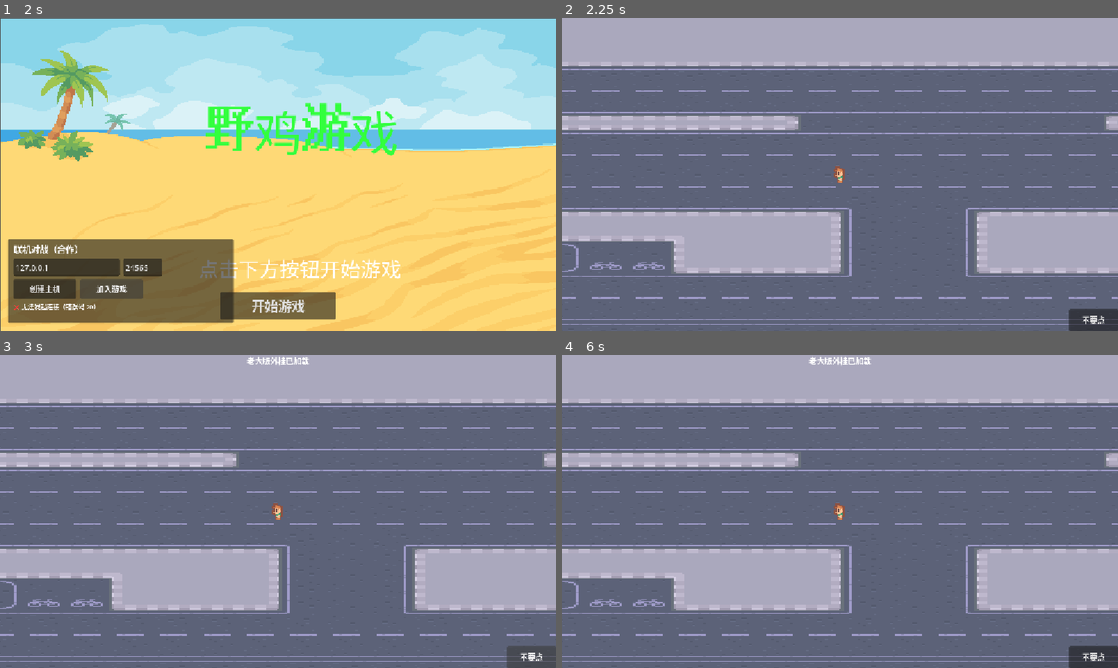
Above: before the commit, frames 1-4 (two rows, left to right).
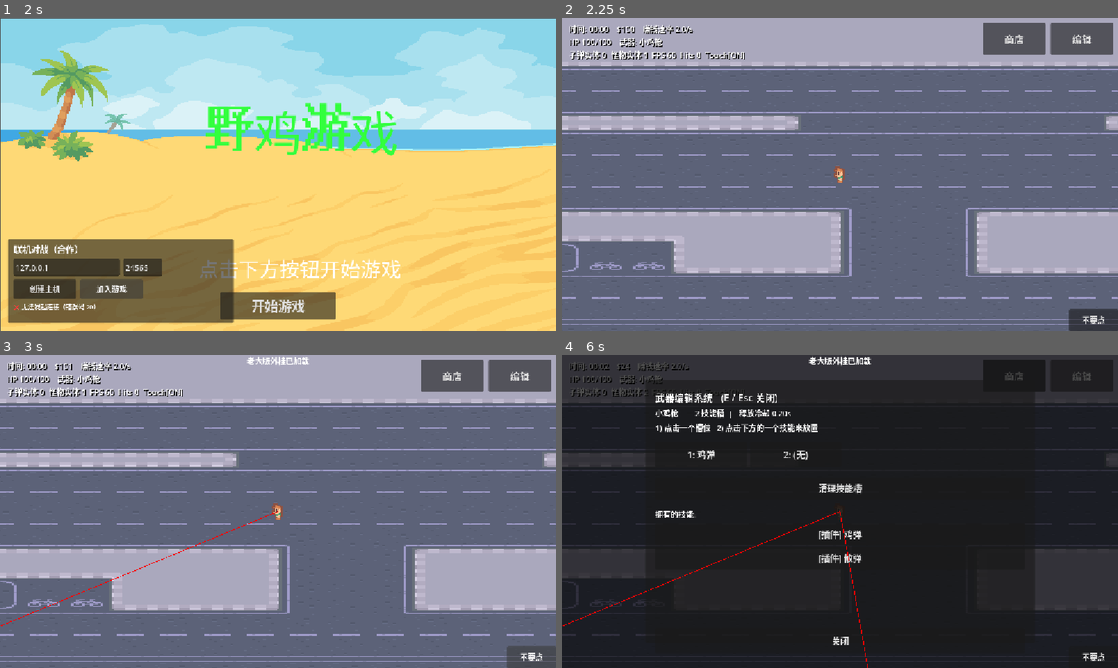
Above: after the commit, the same moments.

Repository: qwerasdf6/godot_yjgame
Game: Godot game, scene res://start.tscn
The game is run twice, just before and just after one commit, with the same random seed, the same clock (stepped at 60 frames per second) and the same inputs.
Inputs (mouse positions are in pixels of both pictures, inside the frame that each line leads up to):
- Up to frame 1 (2 s): click "创建主机" at 0.5 s; click "加入游戏" at 1.25 s
- Up to frame 2 (2.25 s): click "开始游戏" at 2 s
- Up to frame 3 (3 s): click "不要点" at 2.75 s
- Up to frame 4 (6 s): click (1012, 376) at 3.5 s, where only the run after the commit has a clickable "商店"; click (840, 467) at 4.25 s, where only the run after the commit has a clickable "[插件] 散弹 $80"; click (840, 627) at 5 s, where only the run after the commit has a clickable "关闭"; click (1079, 376) at 5.75 s, where only the run after the commit has a clickable "编辑"

Frame 1 is identical in both runs. In frame 2, 3.4% of the frame differs, in the area x 1-100%, y 1-14%; in frame 3, 3.5%; in frame 4, 100%, in the area x 0-100%, y 0-100%.
Error before the commit: Parse Error: Expected statement, found "Indent" instead. (res://scripts/main.gd:629)

Commit message:
Revert "feat: 武器分为插件/增益双槽位体系，新增穿透机制与4级商店，补齐割草向高阶技能"
This reverts commit 7b3c43a07e9afb78722f80206cae972335813e41.

Diff:
--- a/scripts/bullet.gd
+++ b/scripts/bullet.gd
@@ -4,8 +4,6 @@
 var velocity: Vector2 = Vector2.ZERO
 var damage: float = 10.0
 var lifetime: float = 2.0
-var pierce: int = 0          # 剩余可穿透数
-var hit_enemies: Array = []  # 已命中过的敌人（穿透防重复结算）
 var active: bool = false
 var prev_position: Vector2 = Vector2.ZERO
 var pool = null
--- a/scripts/bullet_pool.gd
+++ b/scripts/bullet_pool.gd
@@ -20,7 +20,7 @@
 				b.pool = self
 				_available.append(b)
 
-func spawn(pos: Vector2, vel: Vector2, dmg: float, life: float = 2.0, color: Color = Color.WHITE, pierce := 0) -> void:
+func spawn(pos: Vector2, vel: Vector2, dmg: float, life: float = 2.0, color: Color = Color.WHITE) -> void:
 		var b: Bullet
 		if _available.is_empty():
 				push_warning("BulletPool exhausted, creating extra bullet")
@@ -28,7 +28,7 @@
 				add_child(b)
 		else:
 				b = _available.pop_back()
-		b.spawn(pos, vel, dmg, life, color, self, pierce)
+		b.spawn(pos, vel, dmg, life, color, self)
 		_active.append(b)
 		# 主机上：让 Main 广播给客户端（客户端收到后本地生成视觉子弹）
 		if net_main != null and Net.is_host():
--- a/scripts/catalogs.gd
+++ b/scripts/catalogs.gd
@@ -1,36 +1,30 @@
 class_name Catalogs
 extends RefCounted
 
-static func make_projectile(name: String, dmg: float, spd: float, cnt: int, spread: float, color: Color, pierce := 0) -> SpellData:
-		var s := SpellData.new()
-		s.spell_name = name
-		s.type = SpellData.Type.PROJECTILE
-		s.damage = dmg
-		s.speed = spd
-		s.count = cnt
-		s.spread = spread
-		s.color = color
-		s.pierce = pierce
-		return s
+static func make_projectile(name: String, dmg: float, spd: float, cnt: int, spread: float, color: Color) -> SpellData:
+    var s := SpellData.new()
+    s.spell_name = name
+    s.type = SpellData.Type.PROJECTILE
+    s.damage = dmg
+    s.speed = spd
+    s.count = cnt
+    s.spread = spread
+    s.color = color
+    return s
 
-static func make_modifier(name: String, dmg_mult: float, spd_mult: float, cnt_add: int, pierce_add := 0, life_mult := 1.0) -> SpellData:
-		var s := SpellData.new()
-		s.spell_name = name
-		s.type = SpellData.Type.MODIFIER
-		s.modifier_damage_mult = dmg_mult
-		s.modifier_speed_mult = spd_mult
-		s.modifier_count_add = cnt_add
-		s.modifier_pierce_add = pierce_add
-		s.modifier_lifetime_mult = life_mult
-		return s
+static func make_modifier(name: String, dmg_mult: float, spd_mult: float, cnt_add: int) -> SpellData:
+    var s := SpellData.new()
+    s.spell_name = name
+    s.type = SpellData.Type.MODIFIER
+    s.modifier_damage_mult = dmg_mult
+    s.modifier_speed_mult = spd_mult
+    s.modifier_count_add = cnt_add
+    return s
 
-# proj = 插件槽数（1-2），mods = 增益槽数
-static func make_weapon(name: String, proj: int, mods: int, delay: float) -> WeaponData:
-		var w := WeaponData.new()
-		w.weapon_name = name
-		w.slot_count = proj
-		w.slots.resize(proj)
-		w.mod_slot_count = mods
-		w.mod_slots.resize(mods)
-		w.cast_delay = delay
-		return w
+static func make_weapon(name: String, slots: int, delay: float) -> WeaponData:
+    var w := WeaponData.new()
+    w.weapon_name = name
+    w.slot_count = slots
+    w.cast_delay = delay
+    w.slots.resize(slots)
+    return w
--- a/scripts/editor_ui.gd
+++ b/scripts/editor_ui.gd
@@ -2,8 +2,6 @@
 
 var main: MainNode = null
 var container: VBoxContainer = null
-# 选中槽位：0 = 插件槽，1 = 增益槽
-var selected_kind: int = -1
 var selected_slot: int = -1
 
 const SLOT_COLUMNS := 4
@@ -12,211 +10,178 @@
 const SPELL_LIST_HEIGHT := 200
 
 func setup(m: MainNode) -> void:
-		main = m
-		set_anchors_preset(Control.PRESET_FULL_RECT)
-		var bg := ColorRect.new()
-		bg.set_anchors_preset(Control.PRESET_FULL_RECT)
-		bg.color = Color(0, 0, 0, 0.7)
-		add_child(bg)
+	main = m
+	set_anchors_preset(Control.PRESET_FULL_RECT)
+	var bg := ColorRect.new()
+	bg.set_anchors_preset(Control.PRESET_FULL_RECT)
+	bg.color = Color(0, 0, 0, 0.7)
+	add_child(bg)
 
-		var panel := Panel.new()
-		panel.anchor_left = 0.15
-		panel.anchor_top = 0.08
-		panel.anchor_right = 0.85
-		panel.anchor_bottom = 0.92
-		add_child(panel)
+	var panel := Panel.new()
+	panel.anchor_left = 0.15
+	panel.anchor_top = 0.08
+	panel.anchor_right = 0.85
+	panel.anchor_bottom = 0.92
+	add_child(panel)
 
-		container = VBoxContainer.new()
-		container.set_anchors_preset(Control.PRESET_FULL_RECT)
-		container.offset_left = 20
-		container.offset_top = 20
-		container.offset_right = -20
-		container.offset_bottom = -20
-		container.add_theme_constant_override("separation", 6)
-		panel.add_child(container)
+	container = VBoxContainer.new()
+	container.set_anchors_preset(Control.PRESET_FULL_RECT)
+	container.offset_left = 20
+	container.offset_top = 20
+	container.offset_right = -20
+	container.offset_bottom = -20
+	container.add_theme_constant_override("separation", 6)
+	panel.add_child(container)
 
 func refresh() -> void:
-		# 先 remove_child 再 queue_free，避免同帧新旧节点并存
-		for c in container.get_children():
-				container.remove_child(c)
-				c.queue_free()
+	# 先 remove_child 再 queue_free，避免同帧新旧节点并存
+	for c in container.get_children():
+		container.remove_child(c)
+		c.queue_free()
 
-		var w: WeaponData = main.current_weapon
-		if w == null:
-				return
+	var w: WeaponData = main.current_weapon
+	if w != null:
 		_normalize_slots(w)
-		if selected_kind == 0 and selected_slot >= w.slot_count:
-				selected_slot = -1
-		elif selected_kind == 1 and selected_slot >= w.mod_slot_count:
-				selected_slot = -1
 
-		var title := Label.new()
-		title.text = "武器编辑系统   (E / Esc 关闭)"
-		title.add_theme_font_size_override("font_size", 20)
-		container.add_child(title)
+	if w != null and selected_slot >= w.slot_count:
+		selected_slot = -1
 
-		var info := Label.new()
-		info.text = "%s   |   插件槽 %d  增益槽 %d  |   释放冷却 %.2fs" % [
-				w.weapon_name, w.slot_count, w.mod_slot_count, w.cast_delay]
-		container.add_child(info)
+	var title := Label.new()
+	title.text = "武器编辑系统   (E / Esc 关闭)"
+	title.add_theme_font_size_override("font_size", 20)
+	container.add_child(title)
 
-		var hint := Label.new()
-		hint.text = "插件槽放投射物（1-2 个），增益槽放修正（作用于全部投射物）"
-		container.add_child(hint)
+	if w == null:
+		return
 
-		container.add_child(_spacer(6))
+	var info := Label.new()
+	info.text = "%s   |   %d 技能槽  |   释放冷却 %.2fs" % [w.weapon_name, w.slot_count, w.cast_delay]
+	container.add_child(info)
 
-		# ---- 插件槽 ----
-		var plug_label := Label.new()
-		plug_label.text = "插件技能槽（投射物）:"
-		container.add_child(plug_label)
-		var plug_grid := _make_grid()
-		container.add_child(plug_grid)
-		for i in w.slot_count:
-				plug_grid.add_child(_make_slot_button(w.slots[i], i, 0))
+	var hint := Label.new()
+	hint.text = "1) 点击一个槽位   2) 点击下方的一个技能来放置"
+	container.add_child(hint)
 
-		container.add_child(_spacer(6))
+	container.add_child(_spacer(6))
 
-		# ---- 增益槽 ----
-		var mod_label := Label.new()
-		mod_label.text = "增益技能槽（全局修正）:"
-		container.add_child(mod_label)
-		var mod_grid := _make_grid()
-		container.add_child(mod_grid)
-		for i in w.mod_slot_count:
-				mod_grid.add_child(_make_slot_button(w.mod_slots[i], i, 1))
+	# 槽位用 GridContainer 排列，槽多时自动换行
+	var slot_grid := GridContainer.new()
+	slot_grid.columns = SLOT_COLUMNS
+	slot_grid.size_flags_horizontal = Control.SIZE_EXPAND_FILL
+	slot_grid.add_theme_constant_override("h_separation", 6)
+	slot_grid.add_theme_constant_override("v_separation", 6)
+	container.add_child(slot_grid)
 
-		container.add_child(_spacer(10))
-
-		var clear_btn := Button.new()
-		clear_btn.text = "清理选中槽位"
-		clear_btn.custom_minimum_size = Vector2(0, 46)
-		clear_btn.add_theme_font_size_override("font_size", 18)
-		clear_btn.focus_mode = Control.FOCUS_NONE
-		clear_btn.disabled = selected_slot < 0
-		clear_btn.pressed.connect(_on_clear_slot)
-		container.add_child(clear_btn)
-
-		container.add_child(_spacer(6))
-
-		var spell_label := Label.new()
-		spell_label.text = "拥有的技能:"
-		container.add_child(spell_label)
-
-		var scroll := ScrollContainer.new()
-		scroll.size_flags_vertical = Control.SIZE_EXPAND_FILL
-		scroll.custom_minimum_size = Vector2(0, SPELL_LIST_HEIGHT)
-		scroll.horizontal_scroll_mode = ScrollContainer.SCROLL_MODE_DISABLED
-		container.add_child(scroll)
-		_widen_scrollbar(scroll)
-
-		var spell_list := VBoxContainer.new()
-		spell_list.size_flags_horizontal = Control.SIZE_EXPAND_FILL
-		scroll.add_child(spell_list)
-
-		for i in main.owned_spells.size():
-				var s: SpellData = main.owned_spells[i]
-				var btn := Button.new()
-				var prefix := "[插件] " if s.type == SpellData.Type.PROJECTILE else "[增益]  "
-				btn.text = "%s%s" % [prefix, s.spell_name]
-				# 未选中槽位或类型不匹配时禁用
-				var is_proj := s.type == SpellData.Type.PROJECTILE
-				btn.disabled = selected_slot < 0 or (selected_kind == 0) != is_proj
-				btn.custom_minimum_size = Vector2(0, 46)
-				btn.add_theme_font_size_override("font_size", 18)
-				btn.focus_mode = Control.FOCUS_NONE
-				btn.pressed.connect(_on_spell_pick.bind(i))
-				spell_list.add_child(btn)
-
-		container.add_child(_spacer(6))
-
-		var close_btn := Button.new()
-		close_btn.text = "关闭"
-		close_btn.custom_minimum_size = Vector2(0, 52)
-		close_btn.add_theme_font_size_override("font_size", 18)
-		close_btn.focus_mode = Control.FOCUS_NONE
-		close_btn.pressed.connect(func(): main._apply_ui_state(MainNode.UIState.NONE))
-		container.add_child(close_btn)
-
-func _make_grid() -> GridContainer:
-		var grid := GridContainer.new()
-		grid.columns = SLOT_COLUMNS
-		grid.size_flags_horizontal = Control.SIZE_EXPAND_FILL
-		grid.add_theme_constant_override("h_separation", 6)
-		grid.add_theme_constant_override("v_separation", 6)
-		return grid
-
-func _make_slot_button(s: SpellData, i: int, kind: int) -> Button:
+	for i in w.slot_count:
+		var s: SpellData = w.slots[i]
 		var btn := Button.new()
 		var base_text := "%d: %s" % [i + 1, s.spell_name if s else "(无)"]
-		if kind == selected_kind and i == selected_slot:
-				btn.text = "▶ " + base_text
-				btn.modulate = Color(1.0, 1.0, 0.8)
+		if i == selected_slot:
+			btn.text = "▶ " + base_text
+			btn.modulate = Color(1.0, 1.0, 0.8)
 		else:
-				btn.text = base_text
+			btn.text = base_text
 		btn.custom_minimum_size = Vector2(0, 52)
 		btn.size_flags_horizontal = Control.SIZE_EXPAND_FILL
 		btn.add_theme_font_size_override("font_size", 18)
 		btn.focus_mode = Control.FOCUS_NONE
-		btn.pressed.connect(_on_slot_selected.bind(kind, i))
-		return btn
+		btn.pressed.connect(_on_slot_selected.bind(i))
+		slot_grid.add_child(btn)
+
+	container.add_child(_spacer(10))
+
+	var clear_btn := Button.new()
+	clear_btn.text = "清理技能槽"
+	clear_btn.custom_minimum_size = Vector2(0, 46)
+	clear_btn.add_theme_font_size_override("font_size", 18)
+	clear_btn.focus_mode = Control.FOCUS_NONE
+	clear_btn.pressed.connect(_on_clear_slot)
+	container.add_child(clear_btn)
+
+	container.add_child(_spacer(6))
+
+	var spell_label := Label.new()
+	spell_label.text = "拥有的技能:"
+	container.add_child(spell_label)
+
+	var scroll := ScrollContainer.new()
+	scroll.size_flags_vertical = Control.SIZE_EXPAND_FILL
+	scroll.custom_minimum_size = Vector2(0, SPELL_LIST_HEIGHT)
+	scroll.horizontal_scroll_mode = ScrollContainer.SCROLL_MODE_DISABLED
+	container.add_child(scroll)
+
+	# 关键：加宽垂直滚动条
+	_widen_scrollbar(scroll)
+
+	var spell_list := VBoxContainer.new()
+	spell_list.size_flags_horizontal = Control.SIZE_EXPAND_FILL
+	scroll.add_child(spell_list)
+
+	for i in main.owned_spells.size():
+		var s: SpellData = main.owned_spells[i]
+		var btn := Button.new()
+		var prefix := "[插件] " if s.type == SpellData.Type.PROJECTILE else "[增益]  "
+		btn.text = "%s%s" % [prefix, s.spell_name]
+		btn.custom_minimum_size = Vector2(0, 46)
+		btn.add_theme_font_size_override("font_size", 18)
+		btn.focus_mode = Control.FOCUS_NONE
+		btn.pressed.connect(_on_spell_pick.bind(i))
+		spell_list.add_child(btn)
+
+	container.add_child(_spacer(6))
+
+	var close_btn := Button.new()
+	close_btn.text = "关闭"
+	close_btn.custom_minimum_size = Vector2(0, 52)
+	close_btn.add_theme_font_size_override("font_size", 18)
+	close_btn.focus_mode = Control.FOCUS_NONE
+	close_btn.pressed.connect(func(): main._apply_ui_state(MainNode.UIState.NONE))
+	container.add_child(close_btn)
 
 func _spacer(h: int) -> Control:
-		var c := Control.new()
-		c.custom_minimum_size = Vector2(0, h)
-		return c
+	var c := Control.new()
+	c.custom_minimum_size = Vector2(0, h)
+	return c
 
-# 保证两类槽位数组长度与计数一致
+# 保证 slots 长度与 slot_count 一致
 func _normalize_slots(w: WeaponData) -> void:
-		while w.slots.size() < w.slot_count:
-				w.slots.append(null)
-		while w.mod_slots.size() < w.mod_slot_count:
-				w.mod_slots.append(null)
+	while w.slots.size() < w.slot_count:
+		w.slots.append(null)
 
+# 加宽 ScrollContainer 的垂直滚动条（含滑块），
+# 原理：VScrollBar 的宽度 = 它自己的 custom_minimum_size.x，
+# grabber 会按该宽度拉伸，因此视觉上也变粗。
 func _widen_scrollbar(scroll: ScrollContainer) -> void:
-		var vbar := scroll.get_v_scroll_bar()
-		if vbar != null:
-				vbar.custom_minimum_size = Vector2(SCROLLBAR_WIDTH, 0)
+	var vbar := scroll.get_v_scroll_bar()
+	if vbar != null:
+		vbar.custom_minimum_size = Vector2(SCROLLBAR_WIDTH, 0)
 
-func _on_slot_selected(kind: int, i: int) -> void:
-		# 再次点击同槽位取消选中
-		if selected_kind == kind and selected_slot == i:
-				selected_kind = -1
-				selected_slot = -1
-		else:
-				selected_kind = kind
-				selected_slot = i
-		refresh()
+func _on_slot_selected(i: int) -> void:
+	selected_slot = i
+	refresh()
 
 func _on_spell_pick(i: int) -> void:
-		if selected_slot < 0 or selected_kind < 0:
-				return
-		if i < 0 or i >= main.owned_spells.size():
-				return
-		var w: WeaponData = main.current_weapon
-		if w == null:
-				return
-		_normalize_slots(w)
-		var s: SpellData = main.owned_spells[i]
-		var is_proj := s.type == SpellData.Type.PROJECTILE
-		# 类型必须与槽位匹配：插件槽只收投射物，增益槽只收修正
-		if (selected_kind == 0) != is_proj:
-				return
-		var arr: Array = w.slots if selected_kind == 0 else w.mod_slots
-		if selected_slot >= arr.size():
-				return
-		arr[selected_slot] = s
-		refresh()
+	if selected_slot < 0:
+		return
+	if i < 0 or i >= main.owned_spells.size():
+		return
+	var w: WeaponData = main.current_weapon
+	if w == null:
+		return
+	_normalize_slots(w)
+	if selected_slot >= w.slot_count:
+		return
+	w.slots[selected_slot] = main.owned_spells[i]
+	refresh()
 
 func _on_clear_slot() -> void:
-		if selected_slot < 0 or selected_kind < 0:
-				return
-		var w: WeaponData = main.current_weapon
-		if w == null:
-				return
-		_normalize_slots(w)
-		var arr: Array = w.slots if selected_kind == 0 else w.mod_slots
-		if selected_slot >= arr.size():
-				return
-		arr[selected_slot] = null
-		refresh()
+	if selected_slot < 0:
+		return
+	var w: WeaponData = main.current_weapon
+	if w == null:
+		return
+	_normalize_slots(w)
+	if selected_slot >= w.slot_count:
+		return
+	w.slots[selected_slot] = null
+	refresh()
--- a/scripts/main.gd
+++ b/scripts/main.gd
@@ -10,10 +10,9 @@
 
 # ---- 商店等级 ----
 # 商店不再随机刷新：按游戏时间解锁等级，上架所有已解锁且未购买的物品
-# 180 秒解锁 2 级，420 秒解锁 3 级，700 秒解锁 4 级（割草终局）
+# 180 秒解锁 2 级，420 秒解锁 3 级
 const SHOP_TIER2_TIME := 180.0
 const SHOP_TIER3_TIME := 420.0
-const SHOP_TIER4_TIME := 700.0
 
 # ---- 联机 ----
 const MP_PLAYER_SCENE := preload("res://scenes/Player.tscn")
@@ -101,41 +100,33 @@
 		# 成长曲线调整：初始武器强度下调，避免前期无双
 		var basic := Catalogs.make_projectile("鸡弹", 7.0, 500.0, 1, 0.0, Color(1, 0.9, 0.3))
 		owned_spells.append(basic)
-		current_weapon = Catalogs.make_weapon("小鸡枪", 1, 1, 0.20)
+		current_weapon = Catalogs.make_weapon("小鸡枪", 2, 0.20)
 		current_weapon.slots[0] = basic
 
 func _init_shop() -> void:
-		# ---- 投射物（插件）----
+		# ---- 投射物 ----
 		_add_spell(Catalogs.make_projectile("散弹", 4.0, 450.0, 3, 0.3, Color(0.3, 1.0, 0.6)), 80, 1)
+		_add_spell(Catalogs.make_projectile("重弹", 25.0, 350.0, 1, 0.0, Color(1.0, 0.4, 0.4)), 100, 2)
 		_add_spell(Catalogs.make_projectile("蛋壳弹", 8.0, 420.0, 2, 0.15, Color(0.95, 0.93, 0.85)), 70, 1)
-		_add_spell(Catalogs.make_projectile("重弹", 25.0, 350.0, 1, 0.0, Color(1.0, 0.4, 0.4)), 100, 2)
-		_add_spell(Catalogs.make_projectile("鸡喙刺", 15.0, 700.0, 1, 0.0, Color(1.0, 0.55, 0.1), 1), 90, 2)
+		_add_spell(Catalogs.make_projectile("鸡喙刺", 15.0, 700.0, 1, 0.0, Color(1.0, 0.55, 0.1)), 90, 2)
 		_add_spell(Catalogs.make_projectile("羽毛扇", 5.0, 600.0, 5, 0.5, Color(0.4, 0.95, 0.95)), 110, 3)
 		_add_spell(Catalogs.make_projectile("咯咯散", 3.0, 380.0, 6, 0.8, Color(1.0, 0.6, 0.85)), 100, 3)
-		_add_spell(Catalogs.make_projectile("陨星蛋", 90.0, 260.0, 1, 0.0, Color(1.0, 0.5, 0.2), 5), 380, 4)
-		_add_spell(Catalogs.make_projectile("湮灭光束", 35.0, 900.0, 1, 0.0, Color(0.6, 0.9, 1.0), 999), 420, 4)
-		_add_spell(Catalogs.make_projectile("鸡神风暴", 6.0, 620.0, 14, 1.2, Color(1.0, 0.85, 0.3)), 450, 4)
-
-		# ---- 修正（增益）----
+
+		# ---- 修正 ----
 		_add_spell(Catalogs.make_modifier("伤害强化", 1.5, 1.0, 0), 60, 1)
 		_add_spell(Catalogs.make_modifier("加速修正", 1.0, 1.4, 0), 50, 1)
+		_add_spell(Catalogs.make_modifier("多重+1", 1.0, 1.0, 1), 120, 3)
 		_add_spell(Catalogs.make_modifier("锋利修正", 1.2, 1.2, 0), 70, 2)
 		_add_spell(Catalogs.make_modifier("狂速修正", 0.85, 1.8, 0), 60, 2)
-		_add_spell(Catalogs.make_modifier("多重+1", 1.0, 1.0, 1), 120, 3)
 		_add_spell(Catalogs.make_modifier("多重+2", 0.8, 1.0, 2), 160, 3)
-		_add_spell(Catalogs.make_modifier("狂暴修正", 2.2, 1.0, 0), 350, 4)
-		_add_spell(Catalogs.make_modifier("无限穿透", 1.0, 1.0, 0, 99), 300, 4)
-		_add_spell(Catalogs.make_modifier("永恒弹道", 1.0, 1.0, 0, 0, 2.5), 280, 4)
-		_add_spell(Catalogs.make_modifier("万羽齐发", 0.9, 1.0, 4), 400, 4)
-
-		# ---- 武器（插件槽, 增益槽, 冷却）----
-		_add_weapon(Catalogs.make_weapon("精确鸡枪", 1, 2, 0.10), 140, 1)
-		_add_weapon(Catalogs.make_weapon("中鸡枪", 1, 3, 0.15), 150, 1)
-		_add_weapon(Catalogs.make_weapon("连发鸡枪", 1, 3, 0.06), 180, 2)
-		_add_weapon(Catalogs.make_weapon("大鸡枪", 2, 3, 0.08), 200, 2)
-		_add_weapon(Catalogs.make_weapon("鸡王炮", 2, 4, 0.25), 260, 3)
-		_add_weapon(Catalogs.make_weapon("母鸡炮台", 2, 5, 0.30), 320, 3)
-		_add_weapon(Catalogs.make_weapon("鸡神权杖", 2, 6, 0.12), 520, 4)
+
+		# ---- 武器 ----
+		_add_weapon(Catalogs.make_weapon("中鸡枪", 5, 0.15), 150, 1)
+		_add_weapon(Catalogs.make_weapon("大鸡枪", 3, 0.08), 200, 2)
+		_add_weapon(Catalogs.make_weapon("连发鸡枪", 2, 0.06), 180, 2)
+		_add_weapon(Catalogs.make_weapon("鸡王炮", 6, 0.25), 260, 3)
+		_add_weapon(Catalogs.make_weapon("精确鸡枪", 1, 0.10), 140, 1)
+		_add_weapon(Catalogs.make_weapon("母鸡炮台", 8, 0.30), 320, 3)
 
 		_ensure_stock()
 
@@ -195,14 +186,8 @@
 						# 目前对所有敌人使用统一命中半径；
 						# 若 Enemy 将来支持不同体型，可改为 e.hit_radius。
 						if _segment_intersects_circle(p0, p1, e.global_position, HIT_RADIUS_SQ):
-								if e in b.hit_enemies:
-									continue
 								e.take_damage(b.damage)
 								debug_hits += 1
-								if b.pierce > 0:
-									b.pierce -= 1
-									b.hit_enemies.append(e)
-									continue
 								bullet_pool.recycle(b)
 								break
 
@@ -296,8 +281,6 @@
 
 # 当前商店等级：随游戏时间解锁
 func get_shop_tier() -> int:
-		if elapsed >= SHOP_TIER4_TIME:
-				return 4
 		if elapsed >= SHOP_TIER3_TIME:
 				return 3
 		if elapsed >= SHOP_TIER2_TIME:
@@ -356,24 +339,16 @@
 
 		var new_weapon: WeaponData = shop_weapons[index].duplicate(true)
 
-		# 旧武器的插件与增益全部收回背包，避免"买武器丢技能"
+		# 先把旧武器槽中的法术收回 owned_spells
 		for s in current_weapon.slots:
 				if s != null and not owned_spells.has(s):
 						owned_spells.append(s)
-		for s in current_weapon.mod_slots:
-				if s != null and not owned_spells.has(s):
-						owned_spells.append(s)
-
-		# 插件槽按顺序迁移到新武器前 N 个插件槽
+
+		# 再把旧武器槽里的法术按顺序填入新武器的前 N 个槽，避免"买武器丢法术"
 		var old_slots: Array = current_weapon.slots
 		var copy_count := mini(old_slots.size(), new_weapon.slots.size())
 		for i in range(copy_count):
 				new_weapon.slots[i] = old_slots[i]
-		# 增益槽按顺序迁移到新武器前 M 个增益槽
-		var old_mods: Array = current_weapon.mod_slots
-		var copy_mods := mini(old_mods.size(), new_weapon.mod_slots.size())
-		for i in range(copy_mods):
-				new_weapon.mod_slots[i] = old_mods[i]
 
 		current_weapon = new_weapon
 		weapon.set_weapon(current_weapon)
@@ -446,7 +421,7 @@
 		rw.remote_controlled = true
 		# 远程玩家从初始小鸡枪开始（与单机一致）
 		var basic := Catalogs.make_projectile("鸡弹", 7.0, 500.0, 1, 0.0, Color(1, 0.9, 0.3))
-		var wdata := Catalogs.make_weapon("小鸡枪", 1, 1, 0.20)
+		var wdata := Catalogs.make_weapon("小鸡枪", 2, 0.20)
 		wdata.slots[0] = basic
 		rw.setup(self, bullet_pool, wdata)
 		_mp_remote_weapon_data[id] = wdata
@@ -618,22 +593,17 @@
 				return
 		currency -= price
 		var old: WeaponData = _mp_remote_weapon_data.get(id, null)
-		var new_w: WeaponData = shop_weapons[index].duplicate(true)
+		var new_w: WeaponData = shop_weapons[index]
 		if old != null:
-				# 插件槽与增益槽分别迁移，避免"买武器丢技能"
+				# 沿用旧武器前 N 个槽的法术，避免"买武器丢法术"
 				var copy_count := mini(old.slots.size(), new_w.slots.size())
 				for i in range(copy_count):
 						if old.slots[i] != null:
 								new_w.slots[i] = old.slots[i]
-				var copy_mods := mini(old.mod_slots.size(), new_w.mod_slots.size())
-					for i in range(copy_mods):
-							if old.mod_slots[i] != null:
-								new_w.mod_slots[i] = old.mod_slots[i]
 		_mp_remote_weapon_data[id] = new_w
 		var rw = _mp_remote_weapons.get(id)
 		if rw != null and is_instance_valid(rw):
 				rw.set_weapon(new_w)
-		_pool_remove_weapon(shop_weapons[index])
 		shop_weapons.remove_at(index)
 		shop_weapon_prices.remove_at(index)
 		mp_sync_shop.rpc(_mp_build_shop_payload())
@@ -840,12 +810,10 @@
 		shop_weapon_prices.clear()
 		var weapon_names: Array = p["weapon_names"]
 		var weapon_slots: Array = p["weapon_slots"]
-		var weapon_mod_slots: Array = p.get("weapon_mod_slots", [])
 		var weapon_delays: Array = p["weapon_delays"]
 		var weapon_prices: Array = p["weapon_prices"]
 		for i in weapon_names.size():
-				var w := Catalogs.make_weapon(weapon_names[i], int(weapon_slots[i]),
-						int(weapon_mod_slots[i]) if i < weapon_mod_slots.size() else 1, weapon_delays[i])
+				var w := Catalogs.make_weapon(weapon_names[i], int(weapon_slots[i]), weapon_delays[i])
 				shop_weapons.append(w)
 				shop_weapon_prices.append(int(weapon_prices[i]))
 		# 已拥有法术（编辑器在客户端禁用，仅作展示）
@@ -853,8 +821,7 @@
 		for n in p["owned_names"]:
 				owned_spells.append(Catalogs.make_projectile(n, 1.0, 1.0, 1, 0.0, Color.WHITE))
 		# 当前武器（HUD 展示用）
-		current_weapon = Catalogs.make_weapon(p["weapon_name"], int(p["weapon_slot_count"]),
-				int(p.get("weapon_mod_slot_count", 1)), p["weapon_cast_delay"])
+		current_weapon = Catalogs.make_weapon(p["weapon_name"], int(p["weapon_slot_count"]), p["weapon_cast_delay"])
 
 # ---------- 重开 / 返回主菜单 ----------
 func _mp_restart_all() -> void:
--- a/scripts/shop_ui.gd
+++ b/scripts/shop_ui.gd
@@ -51,11 +51,9 @@
 	container.add_child(title)
 
 	# 下一级解锁提示
-	if tier < 4:
-		var need: int = tier + 1
-		var t: float = MainNode.SHOP_TIER2_TIME if tier == 1 else (
-			MainNode.SHOP_TIER3_TIME if tier == 2 else MainNode.SHOP_TIER4_TIME)
-		var left: float = t - main.elapsed
+	if tier < 3:
+		var need: int = 2 if tier == 1 else 3
+		var left: float = (MainNode.SHOP_TIER2_TIME if tier == 1 else MainNode.SHOP_TIER3_TIME) - main.elapsed
 		var hint := Label.new()
 		hint.text = "等级 %d 将于 %d 秒后解锁" % [need, int(ceil(left))]
 		hint.add_theme_font_size_override("font_size", 13)
--- a/scripts/spell_data.gd
+++ b/scripts/spell_data.gd
@@ -12,11 +12,8 @@
 @export var count: int = 1
 @export var spread: float = 0.0
 @export var color: Color = Color(1, 0.9, 0.3, 1)
-@export var pierce: int = 0   # 可穿透的敌人数量（打中后继续飞行）
 
 # 修正参数
 @export var modifier_damage_mult: float = 1.0
 @export var modifier_speed_mult: float = 1.0
 @export var modifier_count_add: int = 0
-@export var modifier_pierce_add: int = 0        # 弹药穿透数加成
-@export var modifier_lifetime_mult: float = 1.0 # 弹药存留时间倍率
--- a/scripts/weapon.gd
+++ b/scripts/weapon.gd
@@ -30,27 +30,24 @@
 				_cooldown = weapon_data.cast_delay
 				_cast()
 
-# 施放：收集全部增益槽修正，应用到每个插件槽的投射物上
 func _cast() -> void:
 		if remote_controlled and not net_firing:
 				return
 		var aim := _get_aim_direction()
 		if aim == Vector2.ZERO:
 				return
-		var mods: Array[SpellData] = []
-		for i in weapon_data.mod_slot_count:
-				var m: SpellData = null
-				if i < weapon_data.mod_slots.size():
-						m = weapon_data.mod_slots[i]
-				if m != null:
-						mods.append(m)
+		var pending_mods: Array[SpellData] = []
 		for i in weapon_data.slot_count:
 				var s: SpellData = null
 				if i < weapon_data.slots.size():
 						s = weapon_data.slots[i]
-				if s == null or s.type != SpellData.Type.PROJECTILE:
+				if s == null:
 						continue
-				_fire_projectile(s, mods, aim)
+				if s.type == SpellData.Type.MODIFIER:
+						pending_mods.append(s)
+				else:
+						_fire_projectile(s, pending_mods, aim)
+						pending_mods.clear()
 
 func _get_aim_direction() -> Vector2:
 		if remote_controlled:
@@ -70,20 +67,16 @@
 		var cnt := spell.count
 		var spr := spell.spread
 		var col := spell.color
-		var pierce := spell.pierce
-		var life := 2.0
 
 		for m in mods:
 				dmg *= m.modifier_damage_mult
 				spd *= m.modifier_speed_mult
 				cnt += m.modifier_count_add
-				pierce += m.modifier_pierce_add
-				life *= m.modifier_lifetime_mult
 
 		var base_angle := dir.angle()
 		for i in cnt:
 				var offset := 0.0
 				if cnt > 1 and spr > 0.0:
-					offset = (i - (cnt - 1) / 2.0) * spr
+						offset = (i - (cnt - 1) / 2.0) * spr
 				var a := base_angle + offset
-				bullet_pool.spawn(global_position, Vector2.from_angle(a) * spd, dmg, life, col, pierce)
+				bullet_pool.spawn(global_position, Vector2.from_angle(a) * spd, dmg, 2.0, col)
--- a/scripts/weapon_data.gd
+++ b/scripts/weapon_data.gd
@@ -2,10 +2,6 @@
 extends Resource
 
 @export var weapon_name: String = "Weapon"
-# 插件槽：放投射物技能，1-2 个
-@export var slot_count: int = 1
+@export var slot_count: int = 3
+@export var cast_delay: float = 0.15
 @export var slots: Array[SpellData] = []
-# 增益槽：放修正技能，作用于本武器全部投射物
-@export var mod_slot_count: int = 1
-@export var mod_slots: Array[SpellData] = []
-@export var cast_delay: float = 0.15
